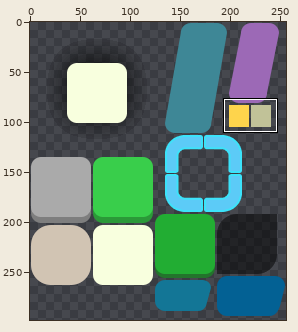
Sprite sheet, stored at resource/assets/UI.png. The first picture is a wide view before the edit; the outline marks the close-up.
Close-up. First the earlier version:
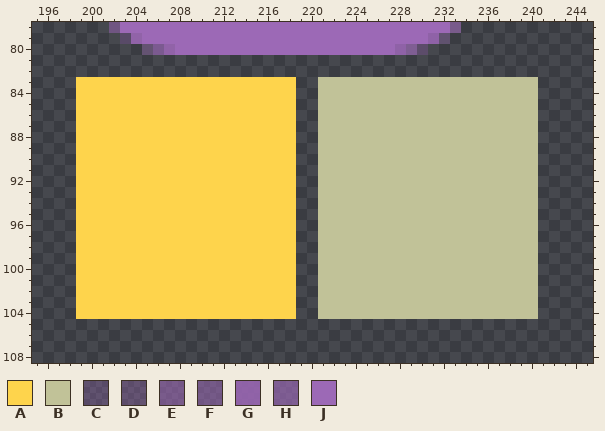
The file is 256x512 pixels. Pixels under 10% opacity are left out. Colours within 5 levels of each other are drawn and written as one. Shown: x 195..245, y 78..108. The wide view leaves out empty margins. The commit also changed other parts of the picture, which this record leaves out.
Palette (. is transparent): A #fed44c  B #c1c298  C #9867b452  D #9a68b35b  E #9b67b499  F #9a68b490  G #9b67b5e0  H #9a68b5ac  J #9c69b6
Pixels before, first column x 199:
 78 ...FJJJJJJJJJJJJJJJJJJJJJJJJJJJJJJE.......
 79 ....CGJJJJJJJJJJJJJJJJJJJJJJJJJJGC........
 80 ......DHGJJJJJJJJJJJJJJJJJJJJGHD..........
 81 ..........................................
 82 ..........................................
 83 AAAAAAAAAAAAAAAAAAAA..BBBBBBBBBBBBBBBBBBBB
 84 AAAAAAAAAAAAAAAAAAAA..BBBBBBBBBBBBBBBBBBBB
 85 AAAAAAAAAAAAAAAAAAAA..BBBBBBBBBBBBBBBBBBBB
 86 AAAAAAAAAAAAAAAAAAAA..BBBBBBBBBBBBBBBBBBBB
 87 AAAAAAAAAAAAAAAAAAAA..BBBBBBBBBBBBBBBBBBBB
 88 AAAAAAAAAAAAAAAAAAAA..BBBBBBBBBBBBBBBBBBBB
 89 AAAAAAAAAAAAAAAAAAAA..BBBBBBBBBBBBBBBBBBBB
 90 AAAAAAAAAAAAAAAAAAAA..BBBBBBBBBBBBBBBBBBBB
 91 AAAAAAAAAAAAAAAAAAAA..BBBBBBBBBBBBBBBBBBBB
 92 AAAAAAAAAAAAAAAAAAAA..BBBBBBBBBBBBBBBBBBBB
 93 AAAAAAAAAAAAAAAAAAAA..BBBBBBBBBBBBBBBBBBBB
 94 AAAAAAAAAAAAAAAAAAAA..BBBBBBBBBBBBBBBBBBBB
 95 AAAAAAAAAAAAAAAAAAAA..BBBBBBBBBBBBBBBBBBBB
 96 AAAAAAAAAAAAAAAAAAAA..BBBBBBBBBBBBBBBBBBBB
 97 AAAAAAAAAAAAAAAAAAAA..BBBBBBBBBBBBBBBBBBBB
 98 AAAAAAAAAAAAAAAAAAAA..BBBBBBBBBBBBBBBBBBBB
 99 AAAAAAAAAAAAAAAAAAAA..BBBBBBBBBBBBBBBBBBBB
100 AAAAAAAAAAAAAAAAAAAA..BBBBBBBBBBBBBBBBBBBB
101 AAAAAAAAAAAAAAAAAAAA..BBBBBBBBBBBBBBBBBBBB
102 AAAAAAAAAAAAAAAAAAAA..BBBBBBBBBBBBBBBBBBBB
103 AAAAAAAAAAAAAAAAAAAA..BBBBBBBBBBBBBBBBBBBB
104 AAAAAAAAAAAAAAAAAAAA..BBBBBBBBBBBBBBBBBBBB
After the commit:
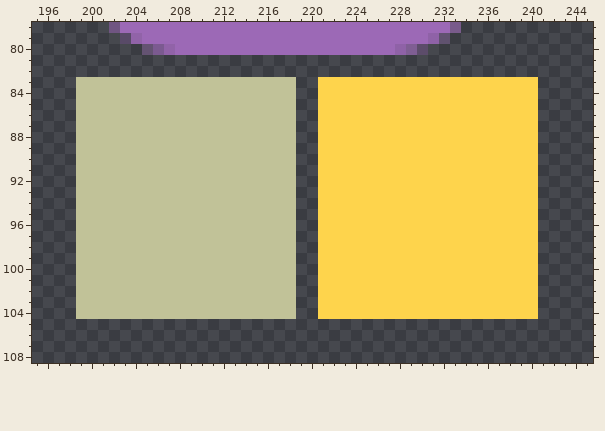
The exact change:
colour A: #fed44c -> #c1c298
colour B: #c1c298 -> #fed44c
